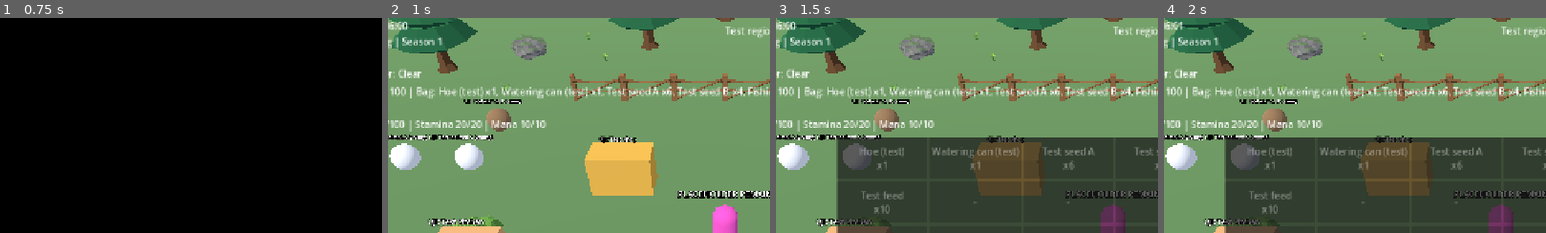
Above: before the commit, frames 1-4 (left to right).
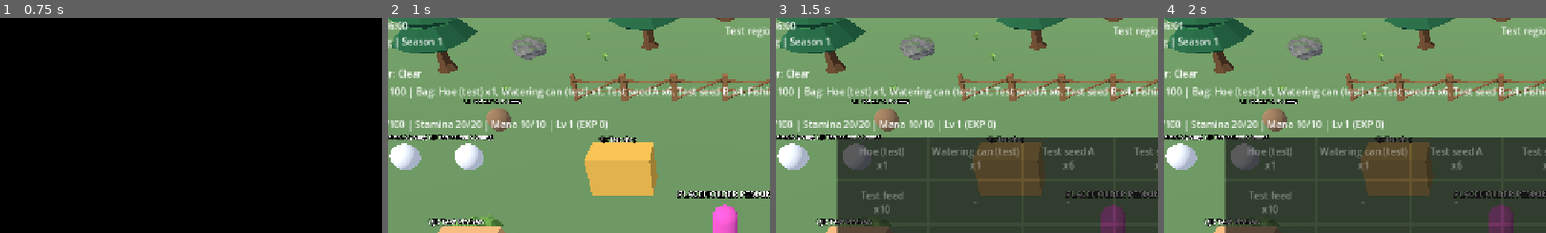
Above: after the commit, the same moments.

Repository: hadydaw/FARMING-ADVENTURE-NUSANTARA
Game: Godot game, scene res://game/boot/boot.tscn
Same seed, same stepped clock (60 frames per second), same inputs: the game is played once before the commit and once after it.
Inputs:
- Up to frame 1 (0.75 s): click "Start (test starter world)" at 0.5 s
- Up to frame 2 (1 s): no input
- Up to frame 3 (1.5 s): click "Bag" at 1.25 s
- Up to frame 4 (2 s): no input
The pictures show only the part of the screen within x 6-56%, y 2-52%; the shares and areas given below are measured in that part.

Frame 1 is identical in both runs. In frame 2, 0.3% of the frame differs, in the area x 42-58%, y 47-53%; in frame 3, 0.3%; in frame 4, 0.3%.

Commit message:
Pertarungan dasar, monster uji, drop, pingsan, EXP/level (data sementara)
Co-Authored-By: Claude Sonnet 5.5 <noreply@anthropic.com>
Claude-Session: https://claude.ai/code/session_011Entza5SoCyMwr8kuup11f

Diff:
--- /dev/null
+++ b/game/combat/combat_state.gd
@@ -0,0 +1,151 @@
+class_name CombatState
+extends RefCounted
+## Pertarungan dasar tukar-serang (D-013/D-019, SEMENTARA): tiap serangan pemain dibalas monster
+## bila masih hidup. Monster tersebar di titik spawn, bangkit lagi setelah beberapa hari.
+## Acak (drop) deterministik dari seed dunia + spawn + hari + jumlah kalahkan.
+## Level/EXP ditaruh di sini agar satu paket simpan (D-018, sementara).
+
+const SAVE_VERSION := 1
+
+var config: Dictionary
+var exp_total := 0
+var kills := 0
+var _monsters: Dictionary = {}   # id monster -> row
+var _spawns: Dictionary = {}     # id spawn -> row
+var _hp: Dictionary = {}         # id spawn -> sisa HP (tidak ada = penuh)
+var _dead_day: Dictionary = {}   # id spawn -> hari dikalahkan
+
+
+func _init(monster_rows: Array, spawn_rows: Array, cfg: Dictionary) -> void:
+	for m in monster_rows:
+		_monsters[str(m["id"])] = m
+	for sp in spawn_rows:
+		_spawns[str(sp["id"])] = sp
+	config = cfg
+
+
+func level() -> int:
+	var lv := 1
+	var th: Array = config.get("level_exp", [0])
+	for i in range(1, th.size()):
+		if exp_total >= int(th[i]):
+			lv = i + 1
+	return lv
+
+
+func spawn_monster(spawn_id: String) -> Dictionary:
+	return _monsters.get(str((_spawns.get(spawn_id, {}) as Dictionary).get("monster", "")), {})
+
+
+func is_alive(spawn_id: String, day: int) -> bool:
+	if not _spawns.has(spawn_id):
+		return false
+	if not _dead_day.has(spawn_id):
+		return true
+	return day - int(_dead_day[spawn_id]) >= int(spawn_monster(spawn_id)["respawn_days"])
+
+
+func hp_of(spawn_id: String, day: int) -> int:
+	if not is_alive(spawn_id, day):
+		return 0
+	return int(_hp.get(spawn_id, int(spawn_monster(spawn_id)["hp"])))
+
+
+func player_attack(inventory: Inventory, item_defs: Dictionary) -> int:
+	var best := 0
+	for sl in inventory.slots():
+		if (sl as Dictionary).is_empty():
+			continue
+		best = maxi(best, int((item_defs.get(str(sl["item"]), {}) as Dictionary).get("attack", 0)))
+	return int(config["base_attack"]) + best + (level() - 1) * int(config["attack_per_level"])
+
+
+## Satu putaran serang. Mengembalikan {ok, reason, dealt, taken, defeated, drops:[{item,count}], exp, fainted, leveled}.
+func attack(spawn_id: String, day: int, world_seed: int, inventory: Inventory, item_defs: Dictionary, vitality: Vitality, economy: Economy) -> Dictionary:
+	var res := {"ok": false, "reason": "", "dealt": 0, "taken": 0, "defeated": false, "drops": [], "exp": 0, "fainted": false, "leveled": false}
+	if not _spawns.has(spawn_id):
+		res["reason"] = "unknown"
+		return res
+	if not is_alive(spawn_id, day):
+		res["reason"] = "not_here"
+		return res
+	if vitality.value("health") <= 0:
+		res["reason"] = "no_health"
+		return res
+	var cost := int(config["stamina_cost"])
+	if vitality.has_meter("stamina") and not vitality.spend("stamina", cost):
+		res["reason"] = "too_tired"
+		return res
+	var mon := spawn_monster(spawn_id)
+	var dealt := maxi(1, player_attack(inventory, item_defs) - int(mon["defense"]))
+	var hp := hp_of(spawn_id, day) - dealt
+	res["ok"] = true
+	res["dealt"] = dealt
+	if hp <= 0:
+		_hp.erase(spawn_id)
+		_dead_day[spawn_id] = day
+		kills += 1
+		res["defeated"] = true
+		res["exp"] = int(mon["exp"])
+		var lv_before := level()
+		exp_total += int(mon["exp"])
+		res["leveled"] = level() > lv_before
+		res["drops"] = _roll_drops(mon, spawn_id, day, world_seed, inventory)
+		return res
+	_hp[spawn_id] = hp
+	var taken := maxi(0, int(mon["attack"]) - int(config["player_defense"]))
+	res["taken"] = absi(vitality.change("health", -taken))
+	if vitality.value("health") <= 0:
+		res["fainted"] = true
+		_hp.erase(spawn_id)   # monster pulih penuh
+		var loss := int(floor(float(economy.money) * float(config["faint_money_loss"])))
+		economy.money -= loss
+		vitality.change("health", int(ceil(float(vitality.max_value("health")) * float(config["faint_health_fraction"]))))
+	return res
+
+
+func _roll_drops(mon: Dictionary, spawn_id: String, day: int, world_seed: int, inventory: Inventory) -> Array:
+	var rng := RandomNumberGenerator.new()
+	rng.seed = hash("%d|%s|%d|%d" % [world_seed, spawn_id, day, kills])
+	var out: Array = []
+	for d in mon["drops"]:
+		if rng.randf() < float(d["chance"]):
+			var item := str(d["item"])
+			var count := int(d["count"])
+			if inventory.can_add(item, count):
+				inventory.add(item, count)
+				out.append({"item": item, "count": count})
+	return out
+
+
+func reset() -> void:
+	exp_total = 0
+	kills = 0
+	_hp.clear()
+	_dead_day.clear()
+
+
+func to_dict() -> Dictionary:
+	return {"v": SAVE_VERSION, "exp": exp_total, "kills": kills, "hp": _hp.duplicate(), "dead": _dead_day.duplicate()}
+
+
+func from_dict(data: Dictionary) -> bool:
+	if int(data.get("v", -1)) != SAVE_VERSION or int(data.get("exp", -1)) < 0 or int(data.get("kills", -1)) < 0:
+		return false
+	if typeof(data.get("hp", null)) != TYPE_DICTIONARY or typeof(data.get("dead", null)) != TYPE_DICTIONARY:
+		return false
+	var hp: Dictionary = {}
+	for k in data["hp"]:
+		if not _spawns.has(str(k)) or int(data["hp"][k]) <= 0:
+			return false
+		hp[str(k)] = int(data["hp"][k])
+	var dead: Dictionary = {}
+	for k in data["dead"]:
+		if not _spawns.has(str(k)):
+			return false
+		dead[str(k)] = int(data["dead"][k])
+	exp_total = int(data["exp"])
+	kills = int(data["kills"])
+	_hp = hp
+	_dead_day = dead
+	return true
--- a/game/core/data_registry.gd
+++ b/game/core/data_registry.gd
@@ -21,6 +21,9 @@
 	"crafting_stations": "res://game/data/crafting_stations.json",
 	"recipes": "res://game/data/recipes.json",
 	"gather_nodes": "res://game/data/gather_nodes.json",
+	"monsters": "res://game/data/monsters.json",
+	"monster_spawns": "res://game/data/monster_spawns.json",
+	"combat_config": "res://game/data/combat_config.json",
 	"regions": "res://game/data/regions.json",
 	"region_links": "res://game/data/region_links.json",
 	"economy_config": "res://game/data/economy_config.json",
--- /dev/null
+++ b/game/data/combat_config.json
@@ -0,0 +1,20 @@
+[
+	{
+		"id": "default",
+		"provisional": true,
+		"base_attack": 3,
+		"player_defense": 0,
+		"stamina_cost": 1,
+		"faint_money_loss": 0.1,
+		"faint_health_fraction": 0.5,
+		"attack_per_level": 1,
+		"level_exp": [
+			0,
+			20,
+			50,
+			100,
+			180,
+			300
+		]
+	}
+]
--- a/game/data/interaction_types.json
+++ b/game/data/interaction_types.json
@@ -64,5 +64,11 @@
 		"prompt_key": "FARM_ACT_GATHER",
 		"max_distance": 2.4,
 		"min_facing_dot": 0.0
+	},
+	{
+		"id": "monster",
+		"prompt_key": "FARM_ACT_ATTACK",
+		"max_distance": 2.6,
+		"min_facing_dot": 0.0
 	}
 ]
--- a/game/data/item_prices.json
+++ b/game/data/item_prices.json
@@ -124,5 +124,26 @@
 		"provisional": true,
 		"buy": 0,
 		"sell": 15
+	},
+	{
+		"id": "price_weapon_test_sword",
+		"provisional": true,
+		"item": "weapon_test_sword",
+		"buy": 80,
+		"sell": 30
+	},
+	{
+		"id": "price_drop_test_goo",
+		"provisional": true,
+		"item": "drop_test_goo",
+		"buy": 0,
+		"sell": 6
+	},
+	{
+		"id": "price_drop_test_hide",
+		"provisional": true,
+		"item": "drop_test_hide",
+		"buy": 0,
+		"sell": 12
 	}
 ]
--- a/game/data/items.json
+++ b/game/data/items.json
@@ -158,5 +158,27 @@
 		"category": "decor",
 		"name_key": "ITEM_DECOR_TEST_STONE",
 		"stack_max": 20
+	},
+	{
+		"id": "weapon_test_sword",
+		"provisional": true,
+		"category": "weapon",
+		"name_key": "ITEM_WEAPON_TEST_SWORD",
+		"stack_max": 1,
+		"attack": 4
+	},
+	{
+		"id": "drop_test_goo",
+		"provisional": true,
+		"category": "material",
+		"name_key": "ITEM_DROP_TEST_GOO",
+		"stack_max": 99
+	},
+	{
+		"id": "drop_test_hide",
+		"provisional": true,
+		"category": "material",
+		"name_key": "ITEM_DROP_TEST_HIDE",
+		"stack_max": 99
 	}
 ]
--- /dev/null
+++ b/game/data/monster_spawns.json
@@ -0,0 +1,34 @@
+[
+	{
+		"id": "ms_forest_1",
+		"provisional": true,
+		"region": "region_forest",
+		"x": -6.0,
+		"z": -6.0,
+		"monster": "monster_slime_test"
+	},
+	{
+		"id": "ms_forest_2",
+		"provisional": true,
+		"region": "region_forest",
+		"x": 10.0,
+		"z": 6.0,
+		"monster": "monster_slime_test"
+	},
+	{
+		"id": "ms_forest_3",
+		"provisional": true,
+		"region": "region_forest",
+		"x": 0.0,
+		"z": 14.0,
+		"monster": "monster_boar_test"
+	},
+	{
+		"id": "ms_ancient_1",
+		"provisional": true,
+		"region": "region_ancient",
+		"x": 8.0,
+		"z": -8.0,
+		"monster": "monster_boar_test"
+	}
+]
--- /dev/null
+++ b/game/data/monsters.json
@@ -0,0 +1,43 @@
+[
+	{
+		"id": "monster_slime_test",
+		"provisional": true,
+		"name_key": "MONSTER_SLIME_TEST",
+		"hp": 12,
+		"attack": 3,
+		"defense": 0,
+		"exp": 5,
+		"respawn_days": 1,
+		"color": "#5ac8a0",
+		"drops": [
+			{
+				"item": "drop_test_goo",
+				"chance": 0.8,
+				"count": 1
+			}
+		]
+	},
+	{
+		"id": "monster_boar_test",
+		"provisional": true,
+		"name_key": "MONSTER_BOAR_TEST",
+		"hp": 30,
+		"attack": 6,
+		"defense": 2,
+		"exp": 14,
+		"respawn_days": 2,
+		"color": "#8a5a3a",
+		"drops": [
+			{
+				"item": "drop_test_hide",
+				"chance": 0.6,
+				"count": 1
+			},
+			{
+				"item": "drop_test_goo",
+				"chance": 0.3,
+				"count": 2
+			}
+		]
+	}
+]
--- a/game/farming/farming_session.gd
+++ b/game/farming/farming_session.gd
@@ -25,6 +25,7 @@
 var fishing_casts_today := 0
 var economy: Economy
 var gather: GatherState
+var combat: CombatState
 var recipes: Array = []
 var stations: Array = []
 var shops: Dictionary = {}
@@ -42,6 +43,7 @@
 	fishing_config = extras.get("fishing_config", {})
 	economy = Economy.new(extras.get("economy_config", {"start_money": 0, "max_money": 999999, "sold_drop": 0.1, "price_floor": 0.3, "season_multiplier": {}}), extras.get("item_prices", []))
 	gather = GatherState.new(extras.get("gather_nodes", []))
+	combat = CombatState.new(extras.get("monsters", []), extras.get("monster_spawns", []), extras.get("combat_config", {"base_attack": 1, "player_defense": 0, "stamina_cost": 0, "faint_money_loss": 0.0, "faint_health_fraction": 0.5, "attack_per_level": 0, "level_exp": [0]}))
 	recipes = extras.get("recipes", [])
 	stations = extras.get("stations", [])
 	for sh in extras.get("shops", []):
@@ -78,6 +80,7 @@
 	economy.money = int(economy._cfg["start_money"])
 	economy._sold_today.clear()
 	gather._last_gathered.clear()
+	combat.reset()
 	for id in vitality.ids():
 		vitality.restore_full(id)
 	inventory.clear()
@@ -136,7 +139,7 @@
 
 
 func to_dict() -> Dictionary:
-	return {"v": SAVE_VERSION, "world_seed": world_seed, "vital …(117 unchanged characters)… to_dict(), "gather": gather.to_dict(), "inventory": inventory.to_dict(), "grid": grid.to_dict()}
+	return {"v": SAVE_VERSION, "world_seed": world_seed, "vital …(117 unchanged characters)… to_dict(), "gather": gather.to_dict(), "combat": combat.to_dict(), "inventory": inventory.to_dict(), "grid": grid.to_dict()}
 
 
 ## Semua-atau-tidak: bila salah satu bagian tidak valid, status tidak berubah.
@@ -149,13 +152,16 @@
 	var old_seed := world_seed
 	if typeof(data.get("vitality", null)) != TYPE_DICTIONARY or typeof(data.get("livestock", null)) != TYPE_DICTIONARY or int(data.get("fishing_casts", -1)) < 0 or typeof(data.get("economy", null)) != TYPE_DICTIONARY or typeof(data.get("gather", null)) != TYPE_DICTIONARY:
 		return false
+	if data.has("combat") and typeof(data["combat"]) != TYPE_DICTIONARY:
+		return false
 	if not vitality.from_dict(data["vitality"]):
 		return false
 	if not inventory.from_dict(data["inventory"]):
 		vitality.from_dict(backup["vitality"])
 		return false
 	world_seed = int(data.get("world_seed", 0))
-	if not grid.from_dict(data["grid"]) or not livestock.from_dict(data["livestock"]) or not economy.from_dict(data["economy"]) or not gather.from_dict(data["gather"]):
+	if not grid.from_dict(data["grid"]) or not livestock.from_dict(data["livestock"]) or not economy.from_dict(data["economy"]) or not gather.from_dict(data["gather"]) or (data.has("combat") and not combat.from_dict(data["combat"])):
+		combat.from_dict(backup["combat"])
 		gather.from_dict(backup["gather"])
 		economy.from_dict(backup["economy"])
 		grid.from_dict(backup["grid"])
@@ -164,6 +170,8 @@
 		vitality.from_dict(backup["vitality"])
 		world_seed = old_seed
 		return false
+	if not data.has("combat"):
+		combat.reset()
 	fishing_casts_today = int(data["fishing_casts"])
 	return true
 
@@ -265,5 +273,9 @@
 	return ItemUse.use(item_id, item_defs, inventory, vitality)
 
 
+func attack_monster(spawn_id: String) -> Dictionary:
+	return combat.attack(spawn_id, _clock.day_index(), world_seed, inventory, item_defs, vitality, economy)
+
+
 func gather_at(node_id: String) -> Dictionary:
 	return gather.gather(node_id, _clock.day_index(), inventory)
--- a/game/i18n/translations.csv
+++ b/game/i18n/translations.csv
@@ -241,3 +241,20 @@
 GATHER_NO_INVENTORY_FULL,Tas penuh,Bag is full
 GATHER_NO_UNKNOWN,Tidak dikenal,Unknown
 MENU_CLOSE,Tutup,Close
+ITEM_WEAPON_TEST_SWORD,Pedang Uji,Test Sword
+ITEM_DROP_TEST_GOO,Lendir Uji,Test Goo
+ITEM_DROP_TEST_HIDE,Kulit Uji,Test Hide
+MONSTER_SLIME_TEST,Slime Uji,Test Slime
+MONSTER_BOAR_TEST,Babi Hutan Uji,Test Boar
+FARM_ACT_ATTACK,Serang,Attack
+COMBAT_HIT,Kena %d,Hit %d
+COMBAT_TAKEN,Terluka %d,Took %d
+COMBAT_DEFEATED,Monster kalah! EXP +%d,Monster defeated! EXP +%d
+COMBAT_DROP,Dapat,Got
+COMBAT_LEVEL_UP,Naik level!,Level up!
+COMBAT_FAINTED,Kamu pingsan dan terbangun di desa (uang berkurang),You fainted and woke up in the village (lost some money)
+COMBAT_NO_TOO_TIRED,Terlalu lelah,Too tired
+COMBAT_NO_NO_HEALTH,HP habis,No health
+COMBAT_NO_NOT_HERE,Monster tidak ada,No monster here
+COMBAT_NO_UNKNOWN,Tidak bisa menyerang,Cannot attack
+VIT_LEVEL,Lv,Lv
--- a/game/ui/hud/minimap_view.gd
+++ b/game/ui/hud/minimap_view.gd
@@ -5,7 +5,7 @@
 
 const KIND_COLORS := {
 	"portal": Color(0.75, 0.4, 0.95), "shop": Color(0.95, 0.75, 0.2), "bed": Color(0.65, 0.45, 0.8),
-	"pond": Color(0.3, 0.6, 0.95), "resource": Color(0.4, 0.9, 0.4), "animal": Color(1, 1, 1), "npc": Color(0.3, 0.8, 1.0),
+	"pond": Color(0.3, 0.6, 0.95), "resource": Color(0.4, 0.9, 0.4), "monster": Color(0.95, 0.25, 0.25), "animal": Color(1, 1, 1), "npc": Color(0.3, 0.8, 1.0),
 }
 
 var region_size := 60.0
--- a/game/world/world_start.gd
+++ b/game/world/world_start.gd
@@ -39,6 +39,7 @@
 	_register_village_markers()
 	_build_stations()
 	_build_gather_nodes()
+	_build_monsters()
 	Events.interaction_performed.connect(_on_interacted)
 
 
@@ -66,6 +67,8 @@
 		return ""
 	if sensor.current.has_meta("station_id"):
 		return tr("FARM_ACT_CRAFT") + ": " + tr(str(sensor.current.get_meta("label_key", "")))
+	if sensor.current.has_meta("spawn_id"):
+		return tr("FARM_ACT_ATTACK") + ": " + tr(str(sensor.current.get_meta("label_key", "")))
 	if sensor.current.has_meta("gather_id"):
 		return tr("FARM_ACT_GATHER") + ": " + tr(str(sensor.current.get_meta("label_key", "")))
 	if sensor.current.has_meta("link_id"):
@@ -98,6 +101,9 @@
 		return
 	if target.has_meta("station_id"):
 		_open_station(str(target.get_meta("station_id")))
+		return
+	if target.has_meta("spawn_id"):
+		_attack(str(target.get_meta("spawn_id")))
 		return
 	if target.has_meta("gather_id"):
 		_gather(str(target.get_meta("gather_id")))
@@ -301,7 +307,8 @@
 		{"fish_species": DataRegistry.rows("fish_species"), "fishing_config": DataRegistry.get_row("fishing_config", "default"),
 		"animals": DataRegistry.rows("animals"), "livestock_config": DataRegistry.get_row("livestock_config", "default"),
 		"economy_config": DataRegistry.get_row("economy_config", "default"), "item_prices": DataRegistry.rows("item_prices"), "shops": DataRegistry.rows("shops"),
-		"gather_nodes": DataRegistry.rows("gather_nodes"), "recipes": DataRegistry.rows("recipes"), "stations": DataRegistry.rows("crafting_stations")})
+		"gather_nodes": DataRegistry.rows("gather_nodes"), "recipes": DataRegistry.rows("recipes"), "stations": DataRegistry.rows("crafting_stations"),
+		"monsters": DataRegistry.rows("monsters"), "monster_spawns": DataRegistry.rows("monster_spawns"), "combat_config": DataRegistry.get_row("combat_config", "default")})
 	farming.sleep.finished.connect(_on_woke_up)
 	_build_bed()
 	_build_pond()
@@ -467,6 +474,7 @@
 	var parts: Array[String] = []
 	for id in v.ids():
 		parts.append("%s %d/%d" % [tr("VIT_" + str(id).to_upper()), v.value(id), v.max_value(id)])
+	parts.append("%s %d (EXP %d)" % [tr("VIT_LEVEL"), farming.combat.level(), farming.combat.exp_total])
 	return " | ".join(parts)
 
 
@@ -1116,3 +1124,75 @@
 	hud.show_message(tr("GATHER_DONE") + " +%d" % int(r["count"]) if bool(r["ok"]) else tr("GATHER_NO_" + str(r["reason"]).to_upper()))
 	_refresh_gather_visuals()
 	refresh_farm_visuals()
+
+
+# --- Monster uji dan pertarungan dasar (SEMENTARA) ---
+
+var monster_nodes: Dictionary = {}   # id spawn -> Node3D
+
+
+func _build_monsters() -> void:
+	for sp in DataRegistry.rows("monster_spawns"):
+		var mon := DataRegistry.get_row("monsters", str(sp["monster"]))
+		var node := Node3D.new()
+		node.name = str(sp["id"])
+		node.position = _region_origin(str(sp["region"])) + Vector3(float(sp["x"]), 0.0, float(sp["z"]))
+		var mesh := MeshInstance3D.new()
+		var sphere := SphereMesh.new()
+		sphere.radius = 0.6
+		sphere.height = 1.2
+		mesh.mesh = sphere
+		mesh.position.y = 0.6
+		mesh.name = "Mesh"
+		var mat := StandardMaterial3D.new()
+		mat.albedo_color = Color(str(mon["color"]))
+		mesh.material_override = mat
+		node.add_child(mesh)
+		var label := Label3D.new()
+		label.name = "Info"
+		label.pixel_size = 0.005
+		label.position = Vector3(0, 1.7, 0)
+		label.billboard = BaseMaterial3D.BILLBOARD_ENABLED
+		node.add_child(label)
+		var it := Interactable.new()
+		it.interaction_type = "monster"
+		node.add_child(it)
+		it.set_meta("spawn_id", str(sp["id"]))
+		it.set_meta("label_key", str(mon["name_key"]))
+		add_child(node)
+		monster_nodes[str(sp["id"])] = node
+		_markers.append({"node": node, "kind": "monster", "region": str(sp["region"])})
+	Events.day_changed.connect(func(_d): _refresh_monsters())
+	_refresh_monsters()
+
+
+func _refresh_monsters() -> void:
+	var day := GameTime.clock.day_index()
+	for id in monster_nodes:
+		var node: Node3D = monster_nodes[id]
+		var alive := farming.combat.is_alive(id, day)
+		(node.get_node("Mesh") as MeshInstance3D).visible = alive
+		var mon := farming.combat.spawn_monster(id)
+		(node.get_node("Info") as Label3D).text = ("UJI: %s %d/%d" % [tr(str(mon["name_key"])), farming.combat.hp_of(id, day), int(mon["hp"])]) if alive else ""
+
+
+func _attack(spawn_id: String) -> void:
+	var r := farming.attack_monster(spawn_id)
+	if not bool(r["ok"]):
+		hud.show_message(tr("COMBAT_NO_" + str(r["reason"]).to_upper()))
+		return
+	var msg := tr("COMBAT_HIT") % int(r["dealt"])
+	if bool(r["defeated"]):
+		msg = tr("COMBAT_DEFEATED") % int(r["exp"])
+		for d in r["drops"]:
+			msg += "\n%s: %s x%d" % [tr("COMBAT_DROP"), tr(str(farming.item_defs[d["item"]]["name_key"])), int(d["count"])]
+		if bool(r["leveled"]):
+			msg += "\n" + tr("COMBAT_LEVEL_UP")
+	elif int(r["taken"]) > 0:
+		msg += "  " + tr("COMBAT_TAKEN") % int(r["taken"])
+	if bool(r["fainted"]):
+		msg = tr("COMBAT_FAINTED")
+		_place_player("region_village", 0.0, 4.0)
+	hud.show_message(msg)
+	_refresh_monsters()
+	refresh_farm_visuals()
--- /dev/null
+++ b/tests/unit/test_combat.gd
@@ -0,0 +1,96 @@
+extends TestCase
+
+func _session(seed_value: int = 1) -> FarmingSession:
+	var clock := GameClock.new(DataRegistry.get_row("time_config", "default"))
+	return FarmingSession.new(clock, DataRegistry.rows("items"), DataRegistry.rows("crops"), [], DataRegistry.get_row("farm_config", "default"), [], [], seed_value, DataRegistry.rows("vitality_meters"), {}, {
+		"monsters": DataRegistry.rows("monsters"), "monster_spawns": DataRegistry.rows("monster_spawns"), "combat_config": DataRegistry.get_row("combat_config", "default"),
+		"economy_config": DataRegistry.get_row("economy_config", "default"), "item_prices": DataRegistry.rows("item_prices")})
+
+
+func run() -> void:
+	var items := {}
+	for it in DataRegistry.rows("items"):
+		items[str(it["id"])] = true
+	var mons := {}
+	for m in DataRegistry.rows("monsters"):
+		mons[str(m["id"])] = true
+		check(bool(m.get("provisional", false)) and int(m["hp"]) > 0 and int(m["exp"]) > 0, "monster valid: %s" % m["id"])
+		check(tr(str(m["name_key"])) != str(m["name_key"]), "terjemahan monster")
+		for d in m["drops"]:
+			check(items.has(str(d["item"])) and float(d["chance"]) > 0.0 and float(d["chance"]) <= 1.0, "drop valid")
+	var regions := {}
+	for r in DataRegistry.rows("regions"):
+		regions[str(r["id"])] = true
+	for sp in DataRegistry.rows("monster_spawns"):
+		check(mons.has(str(sp["monster"])) and regions.has(str(sp["region"])), "spawn valid: %s" % sp["id"])
+
+	var s := _session()
+	var sid := "ms_forest_1"   # slime: hp 12, atk 3, def 0
+	check_eq(s.combat.level(), 1, "level awal 1")
+	check_eq(s.combat.player_attack(s.inventory, s.item_defs), 3, "serangan dasar")
+	s.inventory.add("weapon_test_sword", 1)
+	check_eq(s.combat.player_attack(s.inventory, s.item_defs), 7, "pedang menambah serangan")
+	check_eq(str(s.attack_monster("tidak_ada")["reason"]), "unknown", "spawn tak dikenal")
+	var stam := s.vitality.value("stamina")
+	var r1 := s.attack_monster(sid)
+	check(bool(r1["ok"]) and int(r1["dealt"]) == 7 and not bool(r1["defeated"]), "serangan pertama")
+	check_eq(int(r1["taken"]), 3, "dibalas monster")
+	check_eq(s.vitality.value("stamina"), stam - 1, "biaya stamina")
+	check_eq(s.combat.hp_of(sid, 0), 5, "HP monster turun")
+	var r2 := s.attack_monster(sid)
+	check(bool(r2["defeated"]) and int(r2["exp"]) == 5, "monster kalah")
+	check_eq(int(r2["taken"]), 0, "monster mati tidak membalas")
+	check_eq(s.combat.exp_total, 5, "EXP bertambah")
+	check_eq(s.combat.kills, 1, "jumlah kalahkan")
+	check_eq(str(s.attack_monster(sid)["reason"]), "not_here", "tidak bisa serang lagi hari ini")
+	check(s.combat.is_alive(sid, 1), "bangkit setelah respawn_days")
+
+	# Deterministik: seed sama -> drop sama
+	var a := _session(7)
+	var b := _session(7)
+	for i in 2:
+		a.attack_monster(sid)
+		b.attack_monster(sid)
+	check_eq(JSON.stringify(a.inventory.to_dict()), JSON.stringify(b.inventory.to_dict()), "drop deterministik per seed")
+
+	# Tas penuh: drop dilewati tanpa merusak
+	# Kelelahan
+	var t := _session()
+	t.vitality.change("stamina", -100)
+	var rt := t.attack_monster(sid)
+	check_eq(str(rt["reason"]), "too_tired", "terlalu lelah")
+	check_eq(t.combat.hp_of(sid, 0), 12, "gagal serang tidak mengubah monster")
+
+	# Pingsan: babi (atk 6) mengalahkan pemain tanpa pelindung; uang berkurang, HP pulih separuh, monster pulih
+	var f := _session()
+	f.economy.money = 100
+	f.vitality.change("health", -(f.vitality.value("health") - 5))
+	var fr := f.attack_monster("ms_forest_3")
+	check(bool(fr["fainted"]), "pingsan")
+	check_eq(f.economy.money, 90, "uang berkurang 10%")
+	check_eq(f.vitality.value("health"), 50, "HP pulih separuh")
+	check_eq(f.combat.hp_of("ms_forest_3", 0), 30, "monster pulih penuh")
+
+	# Level naik dari EXP
+	var lv := _session()
+	lv.combat.exp_total = 19
+	var leveled := false
+	for i in 6:
+		var lr := lv.attack_monster(sid)
+		leveled = leveled or bool(lr.get("leveled", false))
+	check(leveled, "naik level")
+	check_eq(lv.combat.level(), 2, "level 2")
+	check_eq(lv.combat.player_attack(lv.inventory, lv.item_defs), 4, "level menambah serangan")
+
+	# Simpan/muat dan rollback
+	var saved := s.to_dict()
+	var s2 := _session()
+	check(s2.from_dict(saved), "muat")
+	check_eq(s2.combat.exp_total, 5, "EXP tersimpan")
+	check(not s2.combat.is_alive(sid, 0), "status mati tersimpan")
+	var bad := saved.duplicate(true)
+	bad["combat"]["hp"] = {"spawn_palsu": 3}
+	var s3 := _session()
+	s3.combat.exp_total = 9
+	check(not s3.from_dict(bad), "data combat rusak ditolak")
+	check_eq(s3.combat.exp_total, 9, "rollback utuh")
Not shown, added: game/combat/combat_state.gd.uid
Binary file changed: game/i18n/translations.en.translation
Binary file changed: game/i18n/translations.id.translation
Not shown, added: tests/unit/test_combat.gd.uid
Not shown, changed: CHANGELOG.md
Not shown, changed: docs/project/PROGRESS_LOG.md
